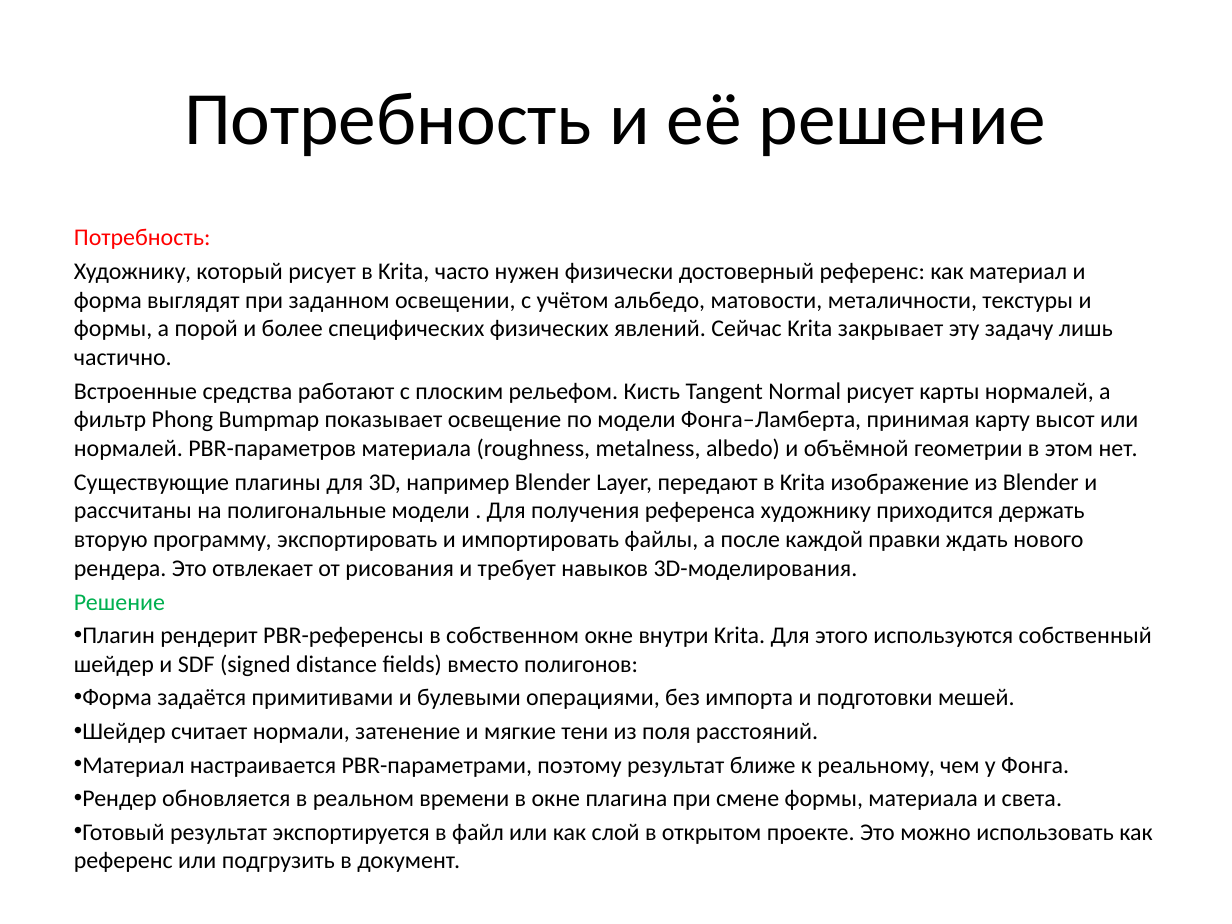
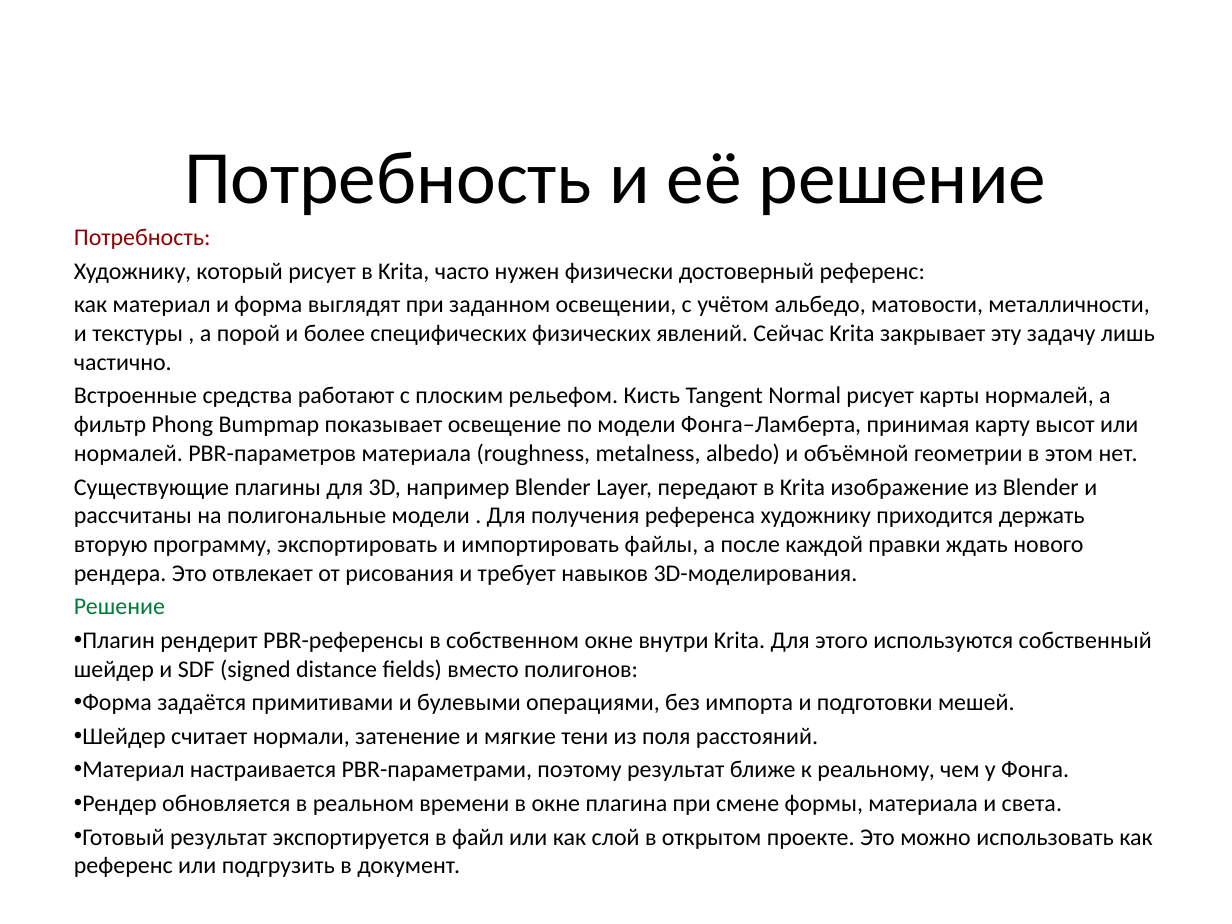
Before and after one commit to lomovoyPlayer/SDForge, a slide deck: slide 2 of SDForge/docs/SDForge Презентация.pptx. Drawn at 1232x924 pixels with LibreOffice and Linux fonts; fonts in the diff are those of the drawing. Boxes give left, top, right and bottom in pixels: in the first picture for what was removed or moved away, otherwise in the second. Text is boxed around its words. In the diff, an @@ line names an element or a change of style, - is before the commit and + after.

```diff
--- a/SDForge/docs/SDForge Презентация.pptx
+++ b/SDForge/docs/SDForge Презентация.pptx
@@ title "Потребность и её решение" moved from (x1=184, y1=92, x2=1046, y2=156) to (x1=184, y1=151, x2=1046, y2=215) @@
@@ text at (x1=74, y1=228, x2=211, y2=614): text colour #FF0000 to #920000 in "Потребность:"; text colour #00B050 to #007E39 in "Решение" @@
@@ text at (x1=74, y1=262, x2=1155, y2=370): text changed @@
-Художнику, который рисует в Krita, часто нужен физически достоверный референс: как материал и форма выглядят при заданном освещении, с учётом альбедо, матовости, металичности, текстуры и формы, а порой и более специфических физических явлений. Сейчас Krita закрывает эту задачу лишь частично.
+Художнику, который рисует в Krita, часто нужен физически достоверный референс:
+как материал и форма выглядят при заданном освещении, с учётом альбедо, матовости, металличности, и текстуры , а порой и более специфических физических явлений. Сейчас Krita закрывает эту задачу лишь частично.
```
Also in this commit, not shown: 11 other slides changed, 10 other files.
